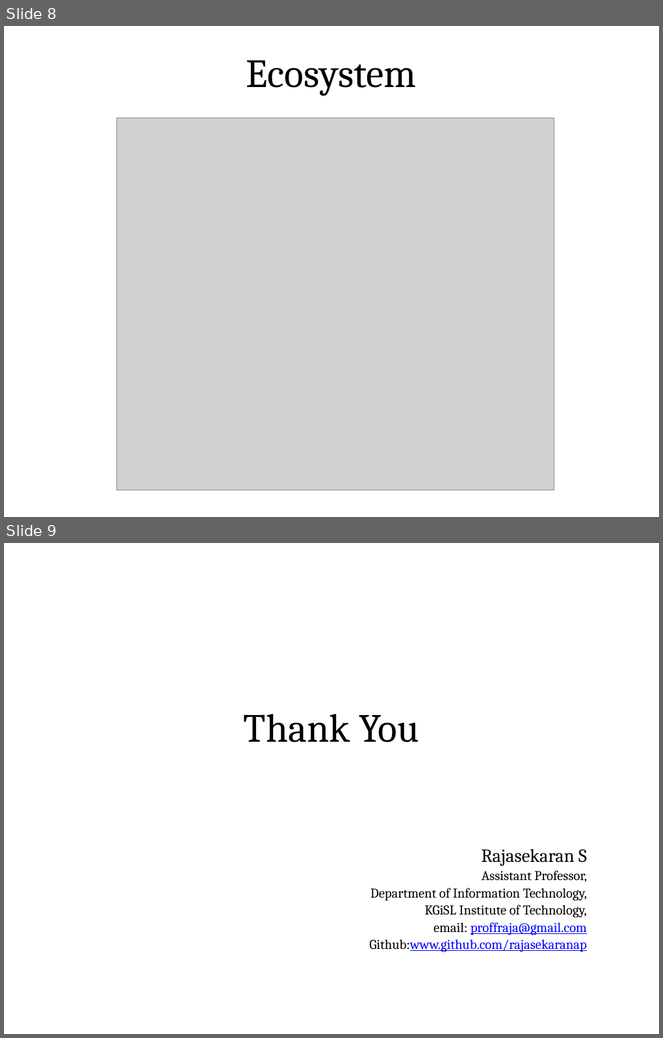
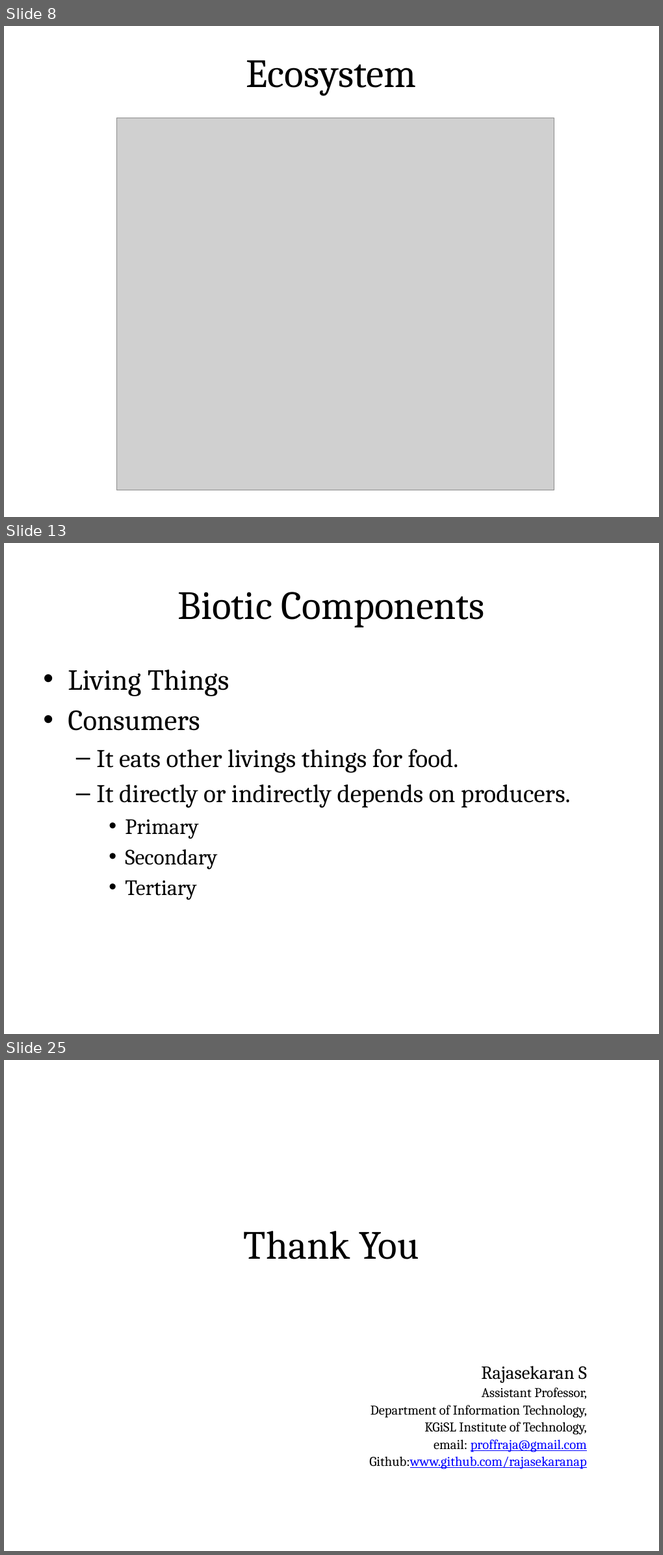
Before and after one commit to rajasekaran36/GE8291-Environmental-Science-and-Engineering, a slide deck: Slides/GE8291-U1.pptx. Shown one above the other, each under a label of ours: slides 8 and 9 before the commit, slides 8, 13 and 25 after it; the slides between them are not shown. The pictures are 663x1038 and 663x1555 pixels, drawn with LibreOffice and Linux fonts; fonts in the diff are those of the drawing; grey boxes stand for pictures. Boxes give left, top, right and bottom in pixels: in the first picture for what was removed or moved away, otherwise in the second. Text is boxed around its words. In the diff, an @@ line names an element or a change of style, - is before the commit and + after.

```diff
--- a/Slides/GE8291-U1.pptx
+++ b/Slides/GE8291-U1.pptx
@@ slide 13 added at (4,543,659,1034), background #FFFFFF @@
@@ title added at (36,563,627,644), fill gradient #DAFDA7 to #E4FCC2 to #F5FFE7, outline #98B955 0.75 pt, 44 pt, text #000000 @@
+Biotic Components
@@ text added at (68,670,570,901), 28 pt, text #000000 @@
+• Living Things
+• Consumers
+  – It eats other livings things for food.
+  – It directly or indirectly depends on producers.
+    • Primary
+    • Secondary
+    • Tertiary
@@ what was slide 9 is now slide 25 @@
```
Also in this commit, not shown: 15 other slides added.
